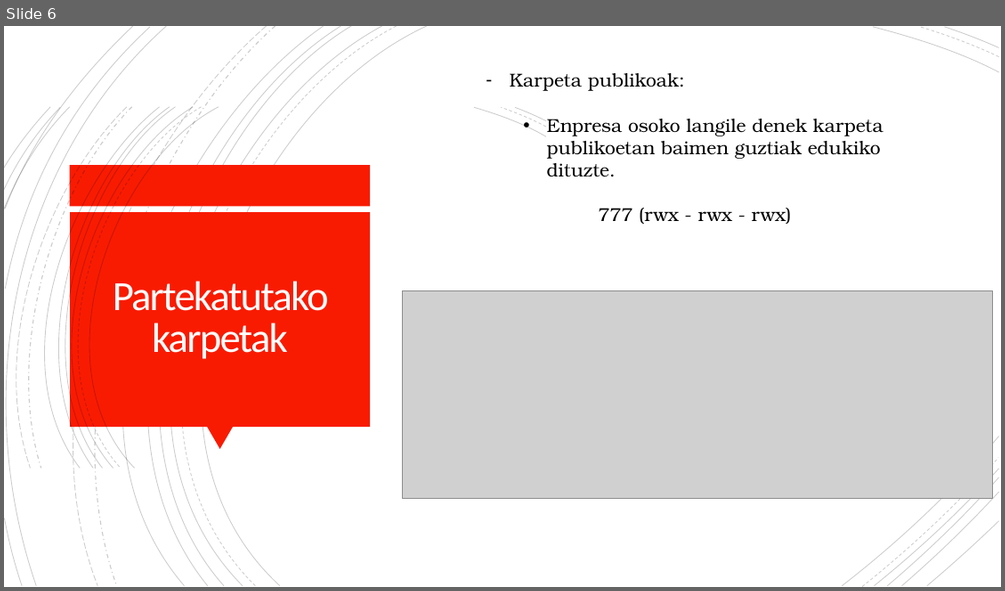
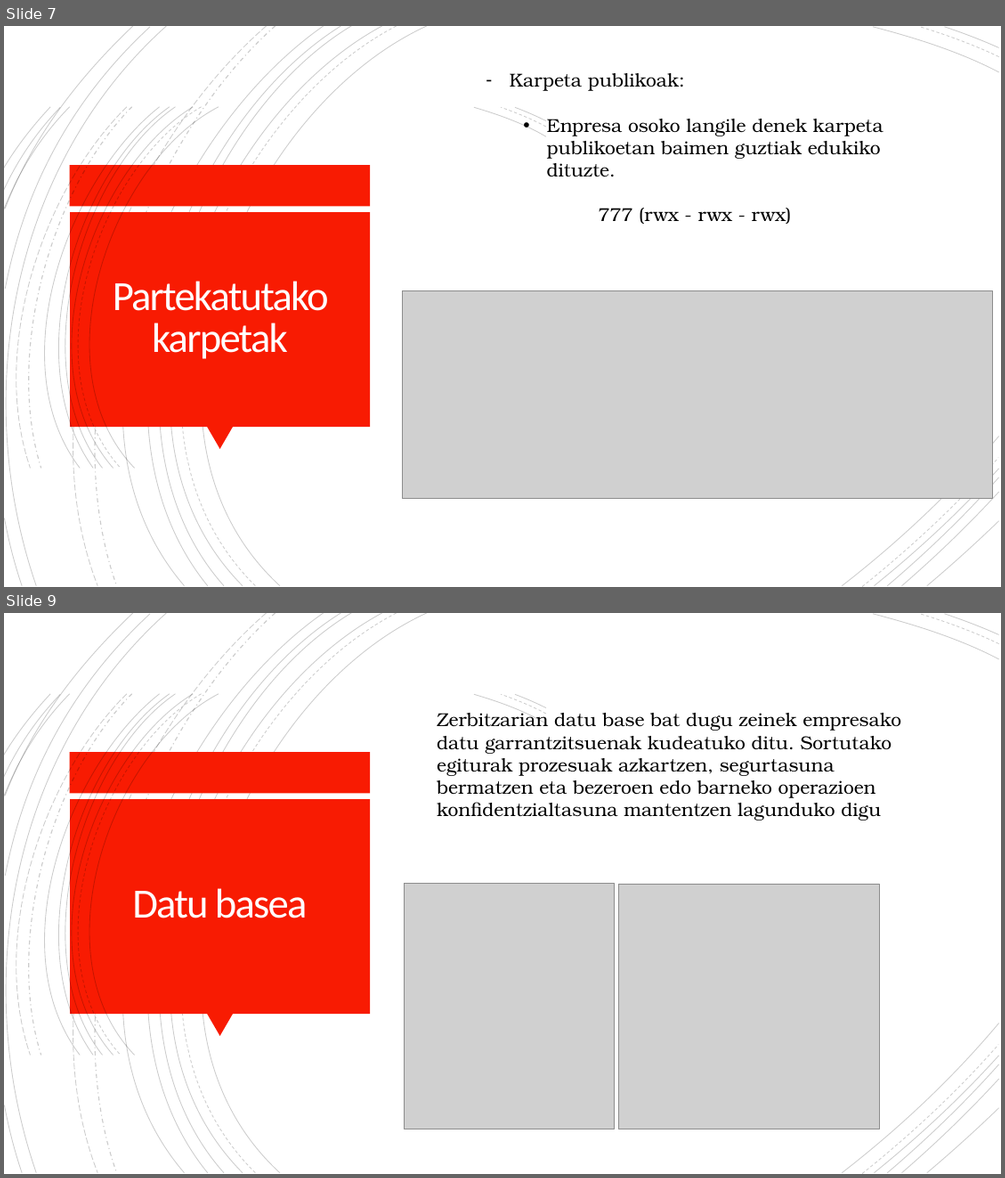
Before and after one commit to OceansForce/Erronka_5_Taldea, a slide deck: Aurkezpena/AurkezpenaTaldea5.pptx. Shown one above the other, each under a label of ours: slide 6 before the commit, slides 7 and 9 after it; the slides between them are not shown. The pictures are 1005x591 and 1005x1178 pixels, drawn with LibreOffice and Linux fonts; fonts in the diff are those of the drawing; grey boxes stand for pictures; background and template pictures are left out. Boxes give left, top, right and bottom in pixels: in the first picture for what was removed or moved away, otherwise in the second. Text is boxed around its words. In the diff, an @@ line names an element or a change of style, - is before the commit and + after.

Commit message:
Aurkezpena eta web
Aurkezpenari bi diapositiba gehitu zaizkio eta web gunearen egitura hasita

```diff
--- a/Aurkezpena/AurkezpenaTaldea5.pptx
+++ b/Aurkezpena/AurkezpenaTaldea5.pptx
@@ slide 9 added at [4, 613, 1001, 1174], background #FFFFFF; not listed: 38 template elements that a slide beside it also shows @@
@@ text added at [437, 708, 901, 820], 18 pt, text #000000 @@
+Zerbitzarian datu base bat dugu zeinek empresako datu garrantzitsuenak kudeatuko ditu. Sortutako egiturak prozesuak azkartzen, segurtasuna bermatzen eta bezeroen edo barneko operazioen konfidentzialtasuna mantentzen lagunduko digu
@@ title added at [132, 888, 307, 918], 40 pt, text #FFFEFF @@
+Datu basea
@@ picture added at [404, 884, 615, 1129] @@
@@ picture added at [619, 884, 879, 1129] @@
@@ what was slide 6 is now slide 7 @@
```
Also in this commit, not shown: 1 slide changed, 2 other slides added, 1 slide removed, 4 other files.
